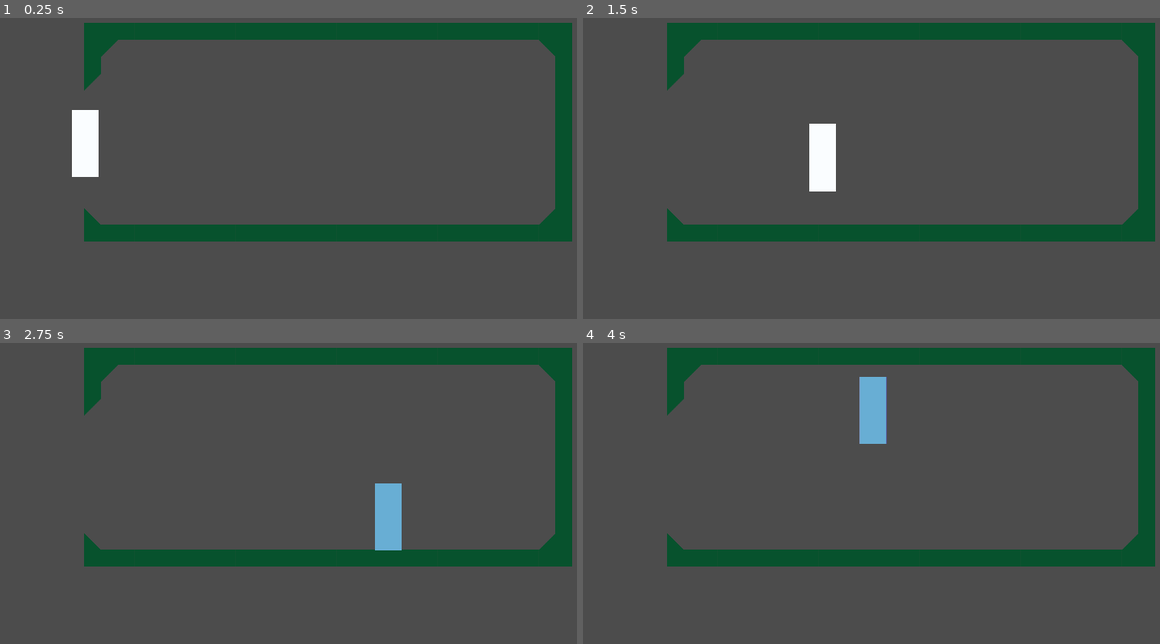
Above: before the commit, frames 1-4 (two rows, left to right).
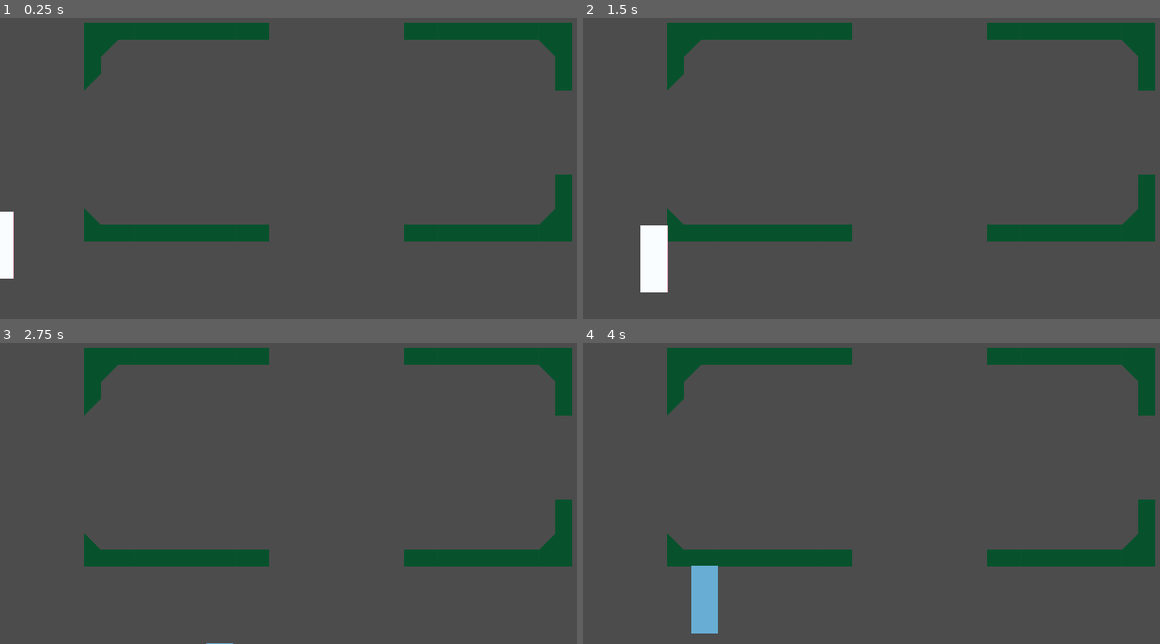
Above: after the commit, the same moments.

Repository: bl-rd/solitude
Game: Godot game, scene res://Src/Levels/CorridorCentre.tscn
The game is run twice, just before and just after one commit, with the same random seed, the same clock (stepped at 60 frames per second) and the same inputs. This scene is started directly instead of the project's main scene.
Inputs:
- Up to frame 1 (0.25 s): no input
- Up to frame 2 (1.5 s): tap Enter at 0.5 s; hold Right (move_right) 0.53-1.28 s; tap A (move_dodge) at 0.6 s; hold Down (move_down) from 1.28 s (still down); tap D (move_swing) at 1.35 s
- Up to frame 3 (2.75 s): release Down (move_down) at 2.03 s; hold Right (move_right) from 2.03 s (still down); tap A (move_dodge) at 2.1 s
- Up to frame 4 (4 s): release Right (move_right) at 2.78 s; hold Up (move_up) 2.78-3.53 s; tap D (move_swing) at 2.85 s; hold Left (move_left) from 3.53 s (still down); tap A (move_dodge) at 3.6 s

The runs differ from the first frame. In frame 1, 5.0% of the frame differs, in the area x 0-100%, y 1-87%; in frame 2, 5.6%, in the area x 9-100%, y 1-92%; in frame 3, 4.5%; in frame 4, 5.6%.

Commit message:
Make corridor into the lost woods!

Diff:
--- a/Src/Global.gd
+++ b/Src/Global.gd
@@ -12,8 +12,11 @@
 var player_pos: = Vector2.ZERO
 var player_direction = PLAYER_TRANSITION_DIRECTION.UP
 
+# has the core timer loop finished?
 var loop_finished: = false
 
+# Is the maze corridor able to be navigated?
+var maze_open: = false
 
 func _ready() -> void:
 	var root: = get_tree().get_root()
--- a/Src/Levels/CorridorCentre.gd
+++ b/Src/Levels/CorridorCentre.gd
@@ -1,6 +1,7 @@
 extends Node2D
 
 const EXIT_LEFT_PATH = "res://Src/Levels/Entrance.tscn"
+const REPEAT_SCENE = "res://Src/Levels/CorridorCentre.tscn"
 var can_leave = false
 
 
@@ -16,9 +17,41 @@
 	match Global.player_direction:
 		directions.RIGHT:
 			$Player.position = Vector2($Player.position.x, Global.player_pos.y)
+		directions.UP:
+			$Player.position = Vector2(Global.player_pos.x, 860.0)
+		directions.DOWN:
+			$Player.position = Vector2(Global.player_pos.x, 100.0)
 
 
-func _on_ExitRight_body_exited(body: Node) -> void:
+func _on_ExitLeft_body_exited(body: Node) -> void:
+	can_leave = true
+
+
+func _on_ExitLeft_body_entered(body: Node) -> void:
+	if !can_leave or body.name != $Player.name:
+		return
+
+	Global.update_player_transition_pos($Player.position, Global.PLAYER_TRANSITION_DIRECTION.LEFT)
+	Global.goto_scene(EXIT_LEFT_PATH)
+
+
+func _on_ExitTop_body_entered(body: Node) -> void:
+	if !can_leave or body.name != $Player.name:
+		return
+
+	Global.update_player_transition_pos($Player.position, Global.PLAYER_TRANSITION_DIRECTION.UP)
+	Global.goto_scene(REPEAT_SCENE)
+
+
+func _on_ExitBottom_body_entered(body: Node) -> void:
+	if !can_leave or body.name != $Player.name:
+		return
+
+	Global.update_player_transition_pos($Player.position, Global.PLAYER_TRANSITION_DIRECTION.DOWN)
+	Global.goto_scene(REPEAT_SCENE)
+
+
+func _on_ExitBottom_body_exited(body: Node) -> void:
 	can_leave = true
 
 
@@ -26,5 +59,9 @@
 	if !can_leave or body.name != $Player.name:
 		return
 
-	Global.update_player_transition_pos($Player.position, Global.PLAYER_TRANSITION_DIRECTION.LEFT)
-	Global.goto_scene(EXIT_LEFT_PATH)
+	Global.update_player_transition_pos($Player.position, Global.PLAYER_TRANSITION_DIRECTION.RIGHT)
+	Global.goto_scene(REPEAT_SCENE)
+
+
+func _on_ExitRight_body_exited(body: Node) -> void:
+	can_leave = true
--- a/Src/Levels/CorridorCentre.tscn
+++ b/Src/Levels/CorridorCentre.tscn
@@ -6,6 +6,15 @@
 
 [sub_resource type="RectangleShape2D" id=1]
 extents = Vector2( 34.9462, 186.455 )
+
+[sub_resource type="RectangleShape2D" id=2]
+extents = Vector2( 185.798, 43.4003 )
+
+[sub_resource type="RectangleShape2D" id=3]
+extents = Vector2( 30.7715, 110.262 )
+
+[sub_resource type="RectangleShape2D" id=4]
+extents = Vector2( 178.673, 38.7445 )
 
 [node name="CorridorCentre" type="Node2D"]
 script = ExtResource( 3 )
@@ -15,18 +24,50 @@
 cell_size = Vector2( 50, 50 )
 cell_custom_transform = Transform2D( 0, 0, 0, 0, 0, 0 )
 format = 1
-tile_data = PoolIntArray( 262149, 0, 0, 262150, 0, 0, 262151 …(85 unchanged characters)…  0, 0, 262158, 0, 0, 262159, 0, 0, 262160, 0, 0, 262161, 0, 0, 262162, 0, 0, 262163, 0, 0, 262164, 0, 0, 262165, 0, 0, 262166, 0, 0, 262167, 0, 0, 262168, 0, 0, 262169, 0, 0, 262170, 0, 0, 262171, 0, 0, 262172, 0, 0, 262173, 0, 0, 262174, 0, 0, 262175, 0, 0, 262176, 0, 0, 262177, 0, 0, 327685, 0, 0, 327686, 2, 0, 327712, 4, 0, 327713, 0, 0, 393221, 0, 0, 393249, 0, 0, 458757, 2, 0, 458785, 0, 0, 524321, 0, 0, 589857, 0, 0, 655393, 0, 0, 720929, 0, 0, 786465, 0, 0, 852001, 0, 0, 917537, 0, 0, 983045, 3, 0, 983072, 1, 0, 983073, 0, 0, 1048581, 0, 0, 1048582, 0, 0, 1048583, 0, 0, 1048584, 0, 0, 1048585, 0, 0, 1048586, 0, 0, 1048587, 0, 0, 1048588, 0, 0, 1048589, 0, 0, 1048590, 0, 0, 1048591, 0, 0, 1048592, 0, 0, 1048593, 0, 0, 1048594, 0, 0, 1048595, 0, 0, 1048596, 0, 0, 1048597, 0, 0, 1048598, 0, 0, 1048599, 0, 0, 1048600, 0, 0, 1048601, 0, 0, 10 …(118 unchanged characters)…
+tile_data = PoolIntArray( 262149, 0, 0, 262150, 0, 0, 262151 …(85 unchanged characters)…  0, 0, 262158, 0, 0, 262159, 0, 0, 262168, 0, 0, 262169, 0, 0, 262170, 0, 0, 262171, 0, 0, 262172, 0, 0, 262173, 0, 0, 262174, 0, 0, 262175, 0, 0, 262176, 0, 0, 262177, 0, 0, 327685, 0, 0, 327686, 2, 0, 327712, 4, 0, 327713, 0, 0, 393221, 0, 0, 393249, 0, 0, 458757, 2, 0, 458785, 0, 0, 852001, 0, 0, 917537, 0, 0, 983045, 3, 0, 983072, 1, 0, 983073, 0, 0, 1048581, 0, 0, 1048582, 0, 0, 1048583, 0, 0, 1048584, 0, 0, 1048585, 0, 0, 1048586, 0, 0, 1048587, 0, 0, 1048588, 0, 0, 1048589, 0, 0, 1048590, 0, 0, 1048591, 0, 0, 1048600, 0, 0, 1048601, 0, 0, 10 …(118 unchanged characters)…
 
 [node name="Player" parent="." instance=ExtResource( 2 )]
 position = Vector2( 252.948, 558.494 )
 
-[node name="ExitRight" type="Area2D" parent="."]
+[node name="ExitLeft" type="Area2D" parent="."]
 position = Vector2( 260.849, 575.128 )
 __meta__ = {
 "_edit_group_": true
 }
 
+[node name="CollisionShape2D" type="CollisionShape2D" parent="ExitLeft"]
+shape = SubResource( 1 )
+
+[node name="ExitTop" type="Area2D" parent="."]
+position = Vector2( 1002.68, 180.034 )
+__meta__ = {
+"_edit_group_": true
+}
+
+[node name="CollisionShape2D" type="CollisionShape2D" parent="ExitTop"]
+shape = SubResource( 2 )
+
+[node name="ExitRight" type="Area2D" parent="."]
+position = Vector2( 1675.84, 523.259 )
+__meta__ = {
+"_edit_group_": true
+}
+
 [node name="CollisionShape2D" type="CollisionShape2D" parent="ExitRight"]
-shape = SubResource( 1 )
+shape = SubResource( 3 )
+
+[node name="ExitBottom" type="Area2D" parent="."]
+position = Vector2( 1002.39, 860.813 )
+__meta__ = {
+"_edit_group_": true
+}
+
+[node name="CollisionShape2D" type="CollisionShape2D" parent="ExitBottom"]
+shape = SubResource( 4 )
+[connection signal="body_entered" from="ExitLeft" to="." method="_on_ExitLeft_body_entered"]
+[connection signal="body_exited" from="ExitLeft" to="." method="_on_ExitLeft_body_exited"]
+[connection signal="body_entered" from="ExitTop" to="." method="_on_ExitTop_body_entered"]
 [connection signal="body_entered" from="ExitRight" to="." method="_on_ExitRight_body_entered"]
 [connection signal="body_exited" from="ExitRight" to="." method="_on_ExitRight_body_exited"]
+[connection signal="body_entered" from="ExitBottom" to="." method="_on_ExitBottom_body_entered"]
+[connection signal="body_exited" from="ExitBottom" to="." method="_on_ExitBottom_body_exited"]
Not shown: 1 places in Src/Levels/CorridorCentre.tscn that only renumber resources
